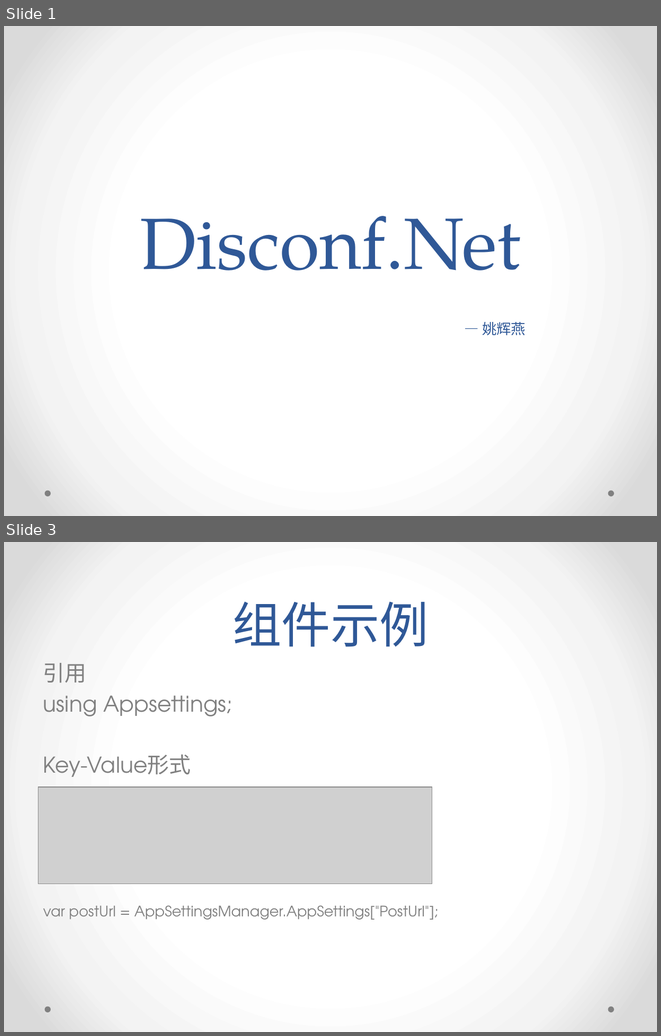
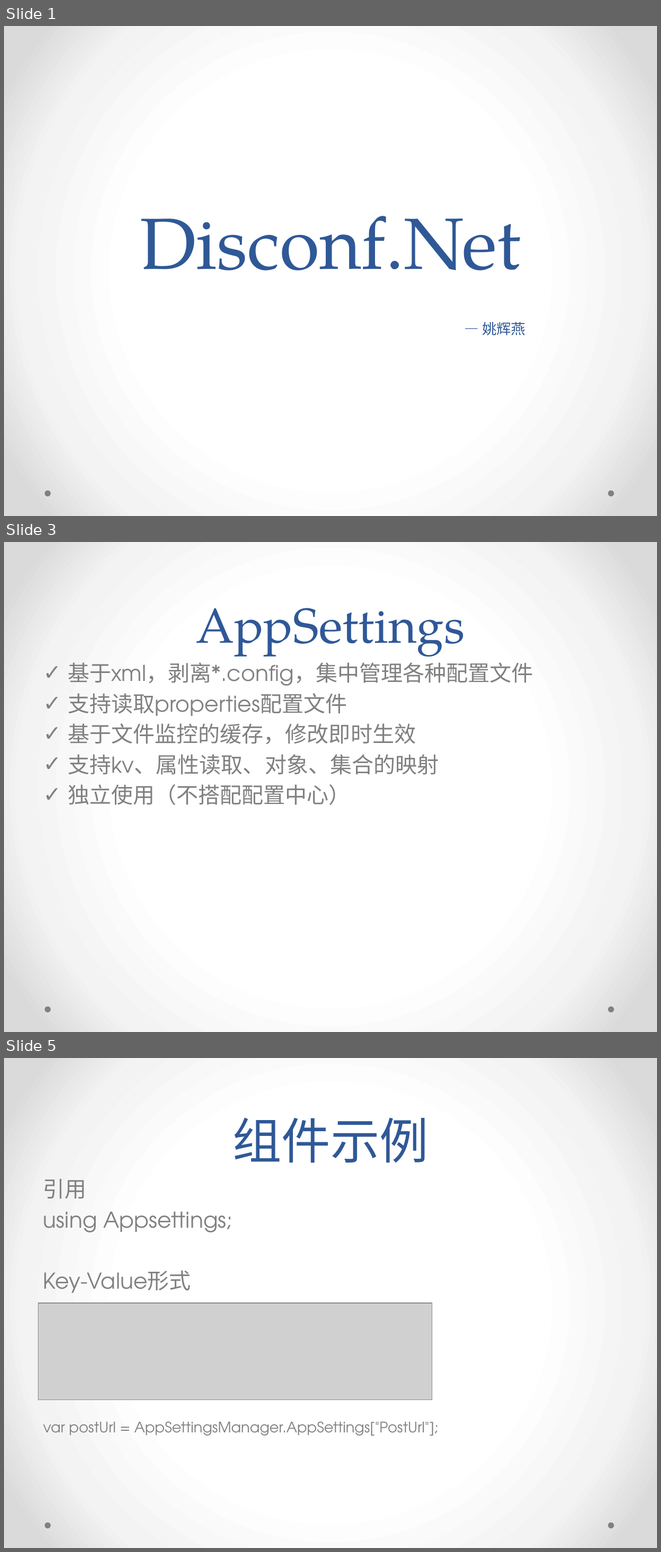
Before and after one commit to GavinYao2018/disconfnet, a slide deck: Document/Disconf.Net.pptx. Shown one above the other, each under a label of ours: slides 1 and 3 before the commit, slides 1, 3 and 5 after it; the slides between them are not shown. The pictures are 661x1036 and 661x1552 pixels, drawn with LibreOffice and Linux fonts; fonts in the diff are those of the drawing; grey boxes stand for pictures. Boxes give left, top, right and bottom in pixels: in the first picture for what was removed or moved away, otherwise in the second. Text is boxed around its words. In the diff, an @@ line names an element or a change of style, - is before the commit and + after.

Commit message:
修改ppt，补充各组件介绍

```diff
--- a/Document/Disconf.Net.pptx
+++ b/Document/Disconf.Net.pptx
@@ slide 3 added at [4, 542, 657, 1032], background gradient #FFFFFF to #F4F4F4 to #DADADA; not listed: 2 template elements that a slide beside it also shows @@
@@ title added at [196, 608, 465, 656], 54 pt, text #2F5897 @@
+AppSettings
@@ text added at [68, 662, 533, 805], 24 pt, text #808080 @@
+✓ 基于xml，剥离*.config，集中管理各种配置文件
+✓ 支持读取properties配置文件
+✓ 基于文件监控的缓存，修改即时生效
+✓ 支持kv、属性读取、对象、集合的映射
+✓ 独立使用（不搭配配置中心）
@@ what was slide 3 is now slide 5 @@
```
Also in this commit, not shown: 3 slides changed, 1 other slide added.
